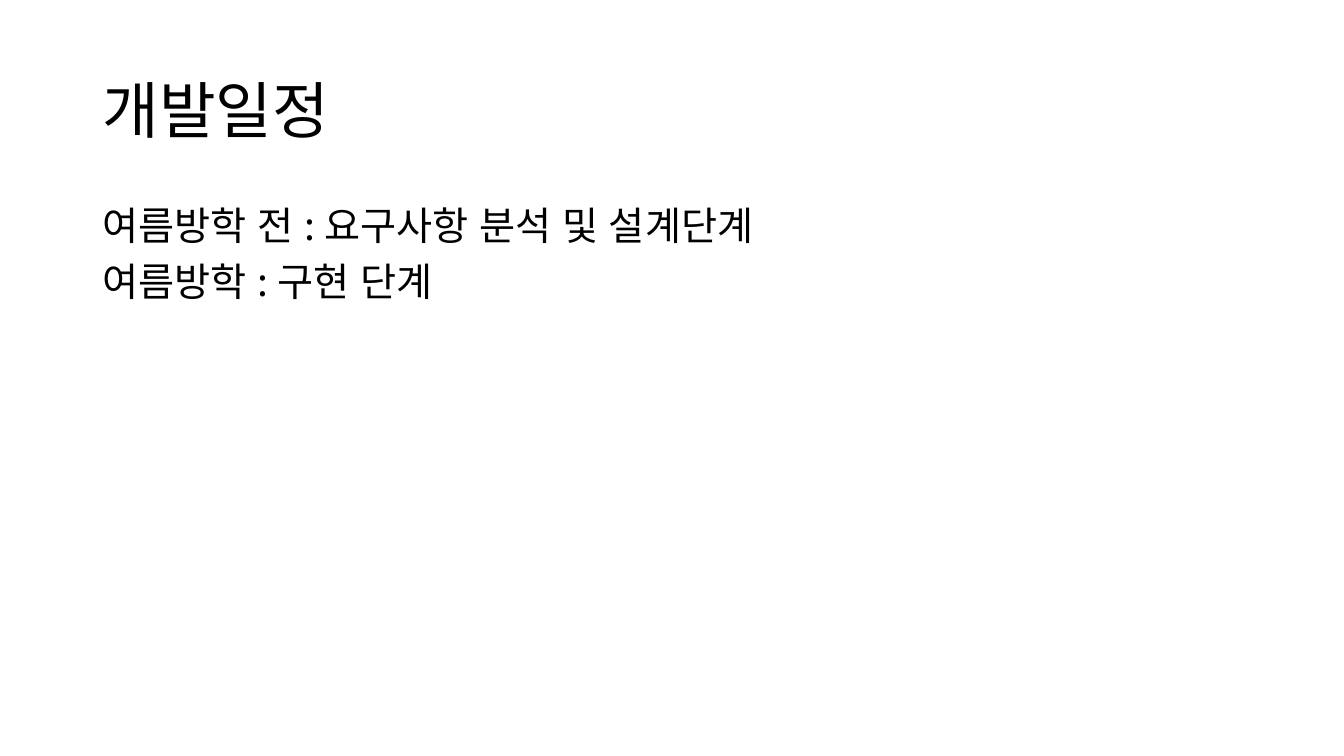
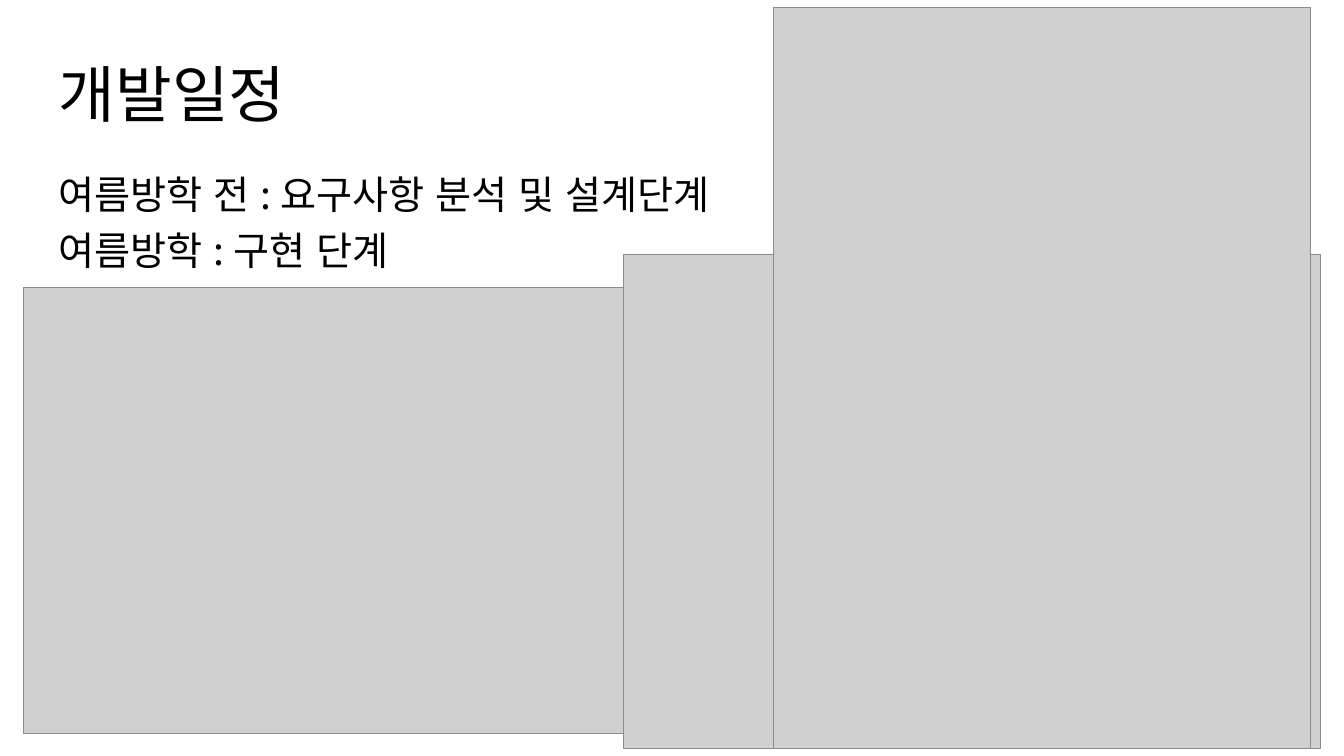
Before and after one commit to Github-AppData/3DShoesModel_WebSite, a slide deck: slide 7 of Meeating/3D Model Shoes WebSite.pptx. Drawn at 1344x756 pixels with LibreOffice and Linux fonts; fonts in the diff are those of the drawing; grey boxes stand for pictures. Boxes give left, top, right and bottom in pixels: in the first picture for what was removed or moved away, otherwise in the second. Text is boxed around its words. In the diff, an @@ line names an element or a change of style, - is before the commit and + after.

```diff
--- a/Meeating/3D Model Shoes WebSite.pptx
+++ b/Meeating/3D Model Shoes WebSite.pptx
@@ title "개발일정": place and size @@
-title "개발일정" at (102, 82, 329, 138)
+title "개발일정" at (59, 66, 286, 122)
@@ picture added at (773, 8, 1311, 749) @@
@@ text "여름방학 전 : 요구사항 분석 ...": place and size @@
-text "여름방학 전 : 요구사항 분석 ..." at (102, 207, 753, 299)
+text "여름방학 전 : 요구사항 분석 ..." at (59, 176, 709, 268)
@@ picture added at (623, 254, 1321, 749) @@
@@ picture added at (23, 287, 891, 734) @@
```
Also in this commit, not shown: 1 other slide changed, 1 other file.
